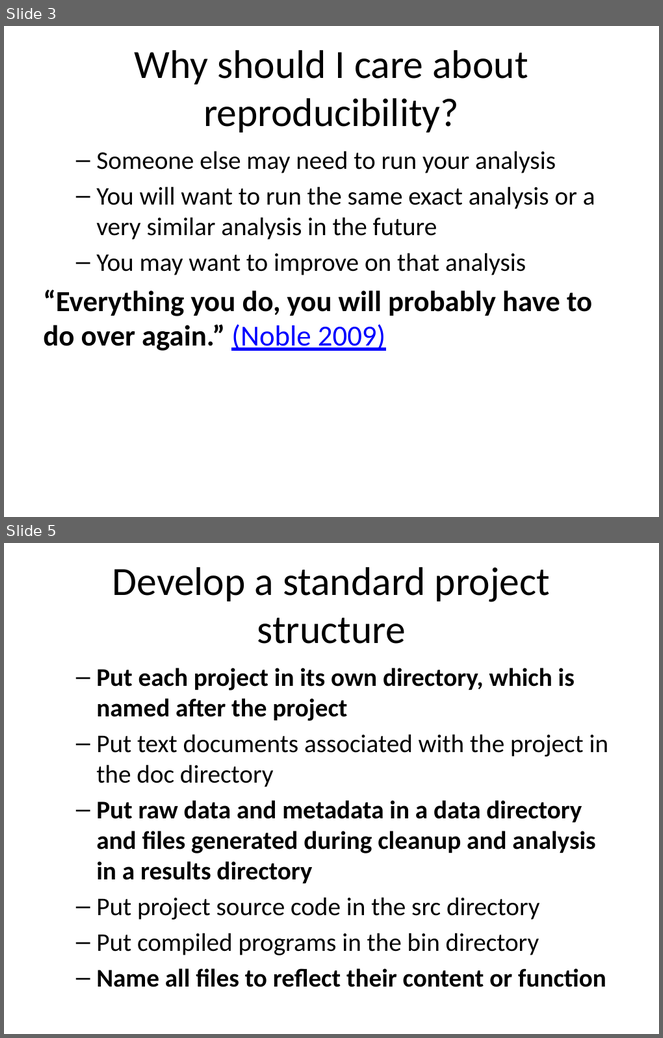
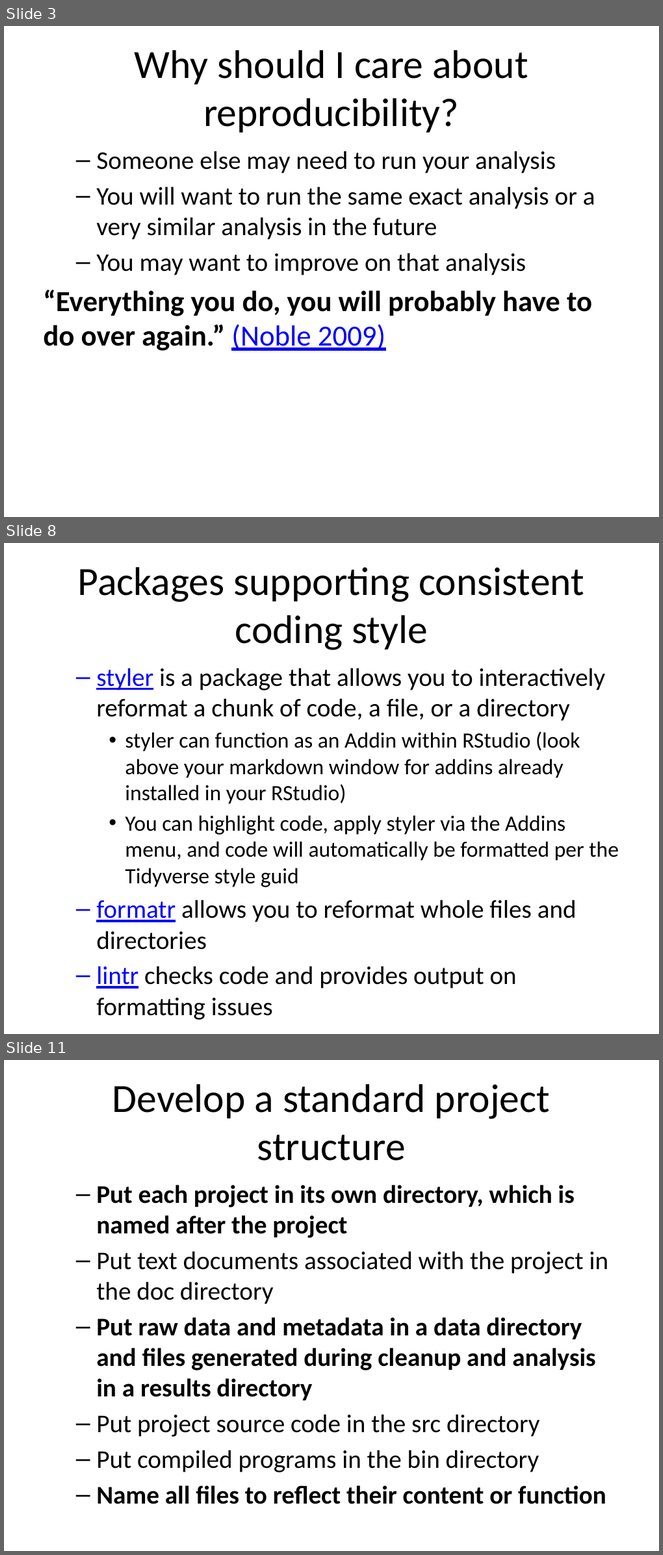
Before and after one commit to pcmathias/MSACL-intermediate-R-course, a slide deck: slides/01---Reproducible-Research.pptx. Shown one above the other, each under a label of ours: slides 3 and 5 before the commit, slides 3, 8 and 11 after it; the slides between them are not shown. The pictures are 663x1038 and 663x1555 pixels, drawn with LibreOffice and Linux fonts; fonts in the diff are those of the drawing. Boxes give left, top, right and bottom in pixels: in the first picture for what was removed or moved away, otherwise in the second. Text is boxed around its words. In the diff, an @@ line names an element or a change of style, - is before the commit and + after.

```diff
--- a/slides/01---Reproducible-Research.pptx
+++ b/slides/01---Reproducible-Research.pptx
@@ slide 8 added at (4, 543, 659, 1034), background #FFFFFF @@
@@ title added at (78, 567, 584, 650), 44 pt, text #000000 @@
+Packages supporting consistent coding style
@@ text added at (96, 668, 619, 989), 24 pt, text #000000 @@
+  – styler is a package that allows you to interactively reformat a chunk of code, a file, or a directory
+    • styler can function as an Addin within RStudio (look above your markdown window for addins already installed in your RStudio)
+    • You can highlight code, apply styler via the Addins menu, and code will automatically be formatted per the Tidyverse style guid
+  – formatr allows you to reformat whole files and directories
+  – lintr checks code and provides output on formatting issues
@@ what was slide 5 is now slide 11 @@
```
Also in this commit, not shown: 11 slides changed, 5 other slides added, 15 slides removed, 5 other files.
